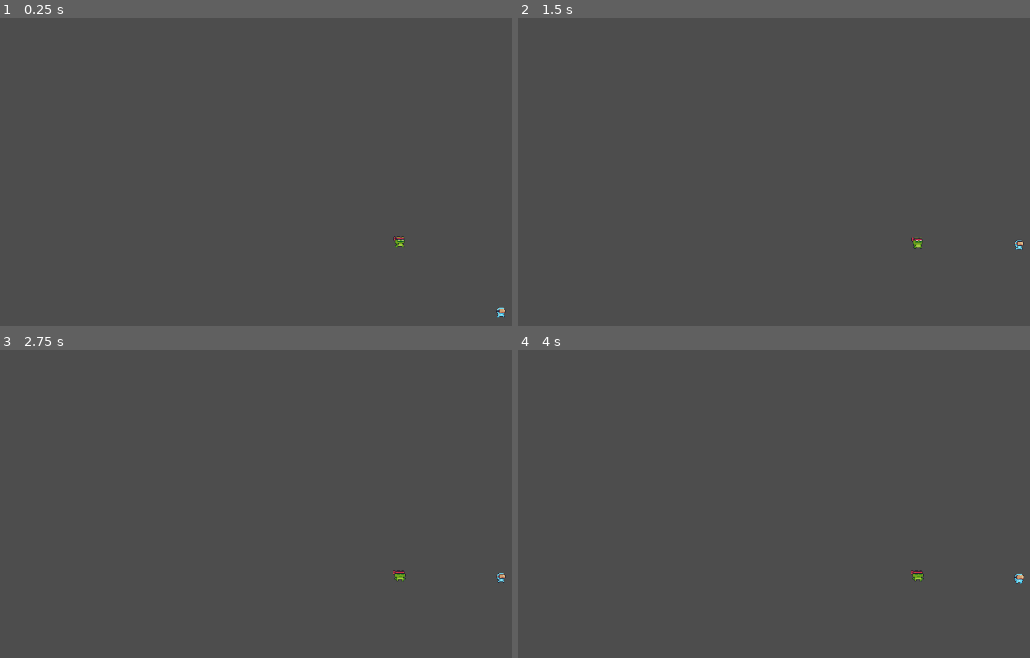
Above: before the commit, frames 1-4 (two rows, left to right).
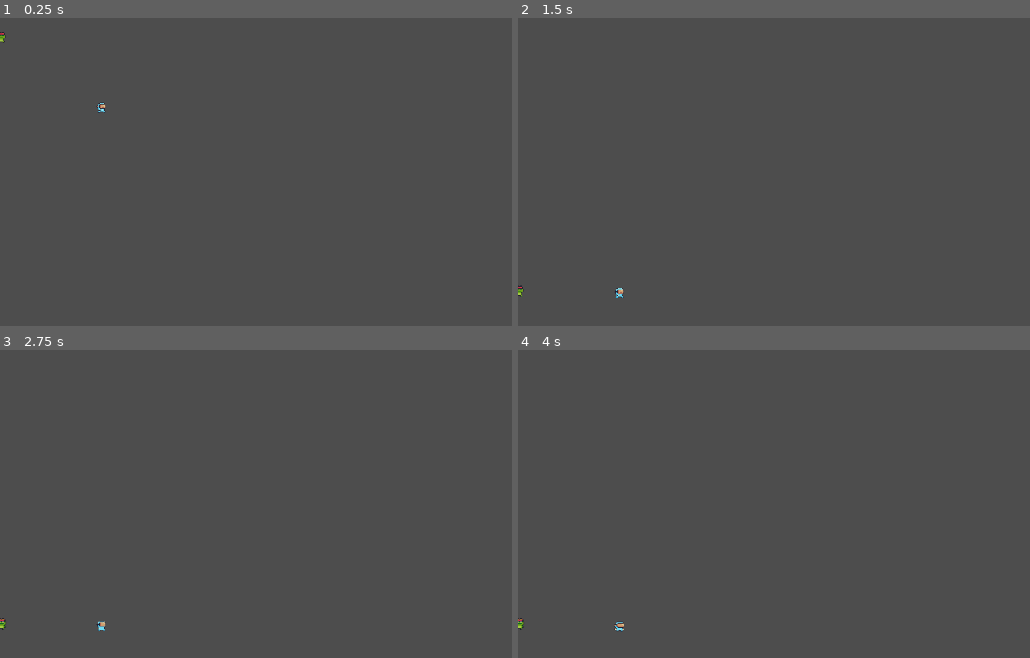
Above: after the commit, the same moments.

Repository: cchua14/Game
Game: Godot game, scene res://Scenes/character_movement_test.tscn
The game is run twice, just before and just after one commit, with the same random seed, the same clock (stepped at 60 frames per second) and the same inputs. This scene is started directly instead of the project's main scene.
Inputs:
- Up to frame 1 (0.25 s): no input
- Up to frame 2 (1.5 s): tap Enter at 0.5 s; tap Space at 1.25 s
- Up to frame 3 (2.75 s): tap Enter at 2 s
- Up to frame 4 (4 s): tap Space at 2.75 s; tap Enter at 3.5 s

The runs differ from the first frame. In frame 1, 0.2% of the frame differs, in the area x 0-99%, y 4-98%; in frame 2, 0.2%; in frame 3, 0.2%; in frame 4, 0.2%, in the area x 0-99%, y 71-92%.

Commit message:
delete camera for chars

Diff:
--- a/project-1/Scenes/Player1.tscn
+++ b/project-1/Scenes/Player1.tscn
@@ -118,8 +118,5 @@
 frame = 9
 frame_progress = 0.6190466
 
-[node name="Camera2D" type="Camera2D" parent="Character 1"]
-z_index = 5
-
 [node name="AudioStreamPlayer2D" type="AudioStreamPlayer2D" parent="Character 1"]
 stream = ExtResource("3_dvont")
--- a/project-1/Scenes/player2.tscn
+++ b/project-1/Scenes/player2.tscn
@@ -116,7 +116,5 @@
 position = Vector2(1, 0)
 shape = SubResource("CircleShape2D_sapwk")
 
-[node name="Camera2D" type="Camera2D" parent="Player2"]
-
 [node name="AudioStreamPlayer2D" type="AudioStreamPlayer2D" parent="Player2"]
 stream = ExtResource("3_udwdc")
